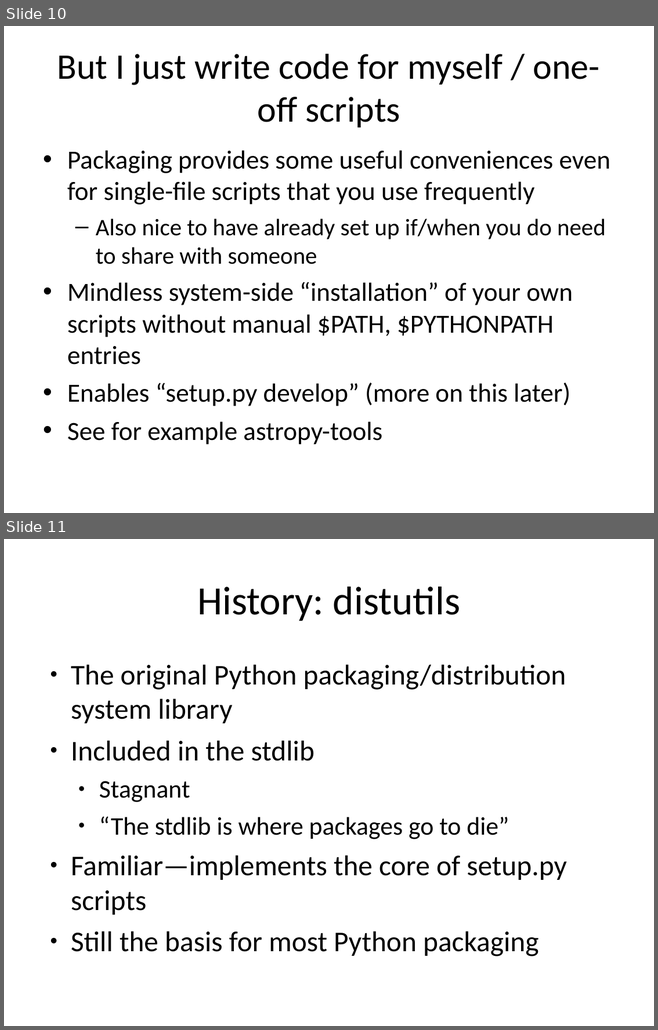
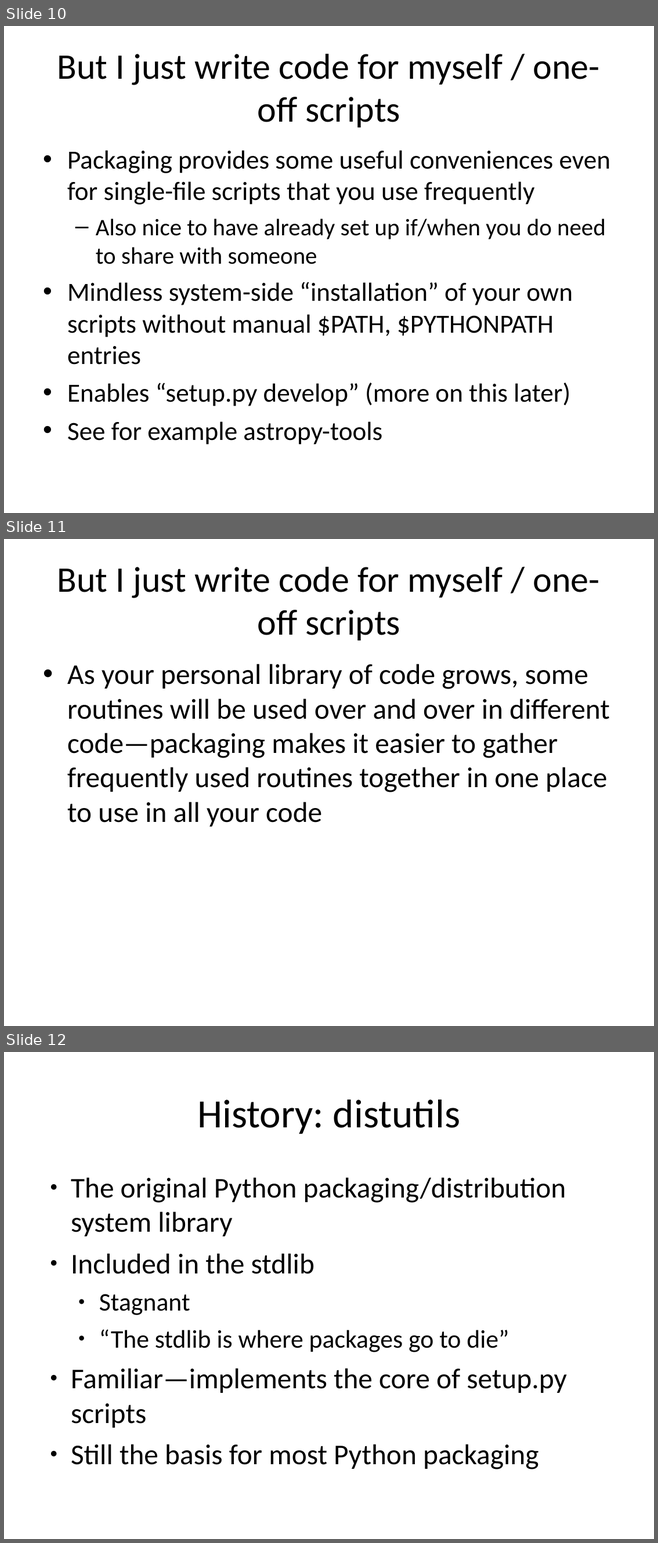
Before and after one commit to embray/pyastro-packaging-tutorial, a slide deck: packaging.ppt. Shown one above the other, each under a label of ours: slides 10 and 11 before the commit, slides 10, 11 and 12 after it. The pictures are 658x1030 and 658x1543 pixels, drawn with LibreOffice and Linux fonts; fonts in the diff are those of the drawing. Boxes give left, top, right and bottom in pixels: in the first picture for what was removed or moved away, otherwise in the second. Text is boxed around its words. In the diff, an @@ line names an element or a change of style, - is before the commit and + after.

```diff
--- a/packaging.ppt
+++ b/packaging.ppt
@@ slide 11 added at (x1=4, y1=539, x2=654, y2=1026), background #FFFFFF @@
@@ title added at (x1=57, y1=567, x2=600, y2=641), 44 pt, text #000000 @@
+But I just write code for myself / one-off scripts
@@ text added at (x1=67, y1=664, x2=610, y2=827), 35 pt, text #000000 @@
+• As your personal library of code grows, some routines will be used over and over in different code—packaging makes it easier to gather frequently used routines together in one place to use in all your code
@@ what was slide 11 is now slide 12 @@
```
Also in this commit, not shown: 14 other slides added.
